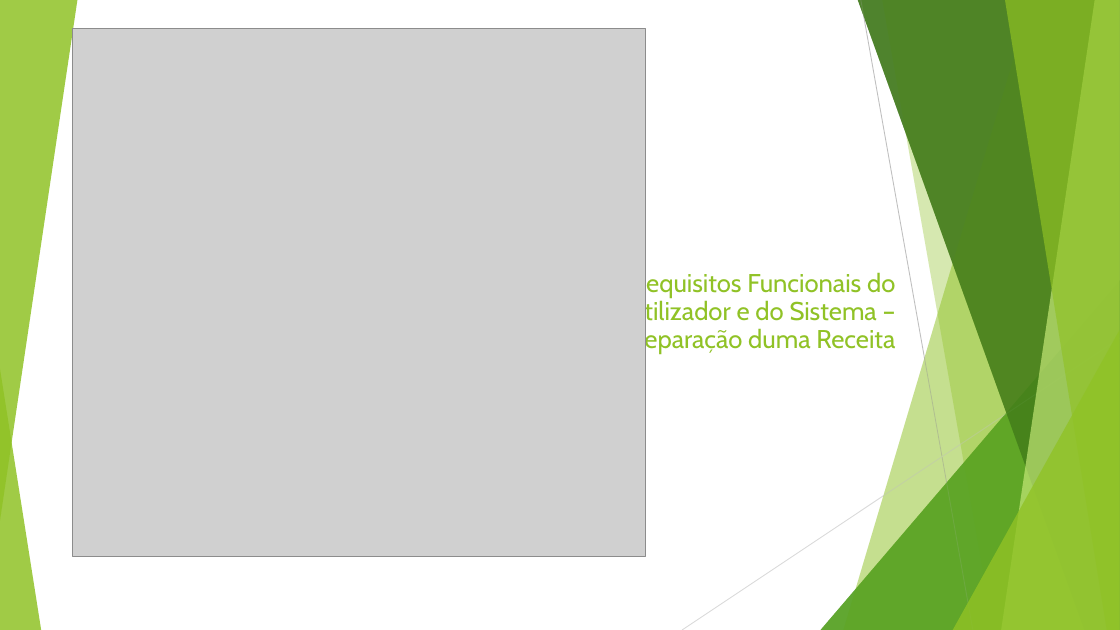
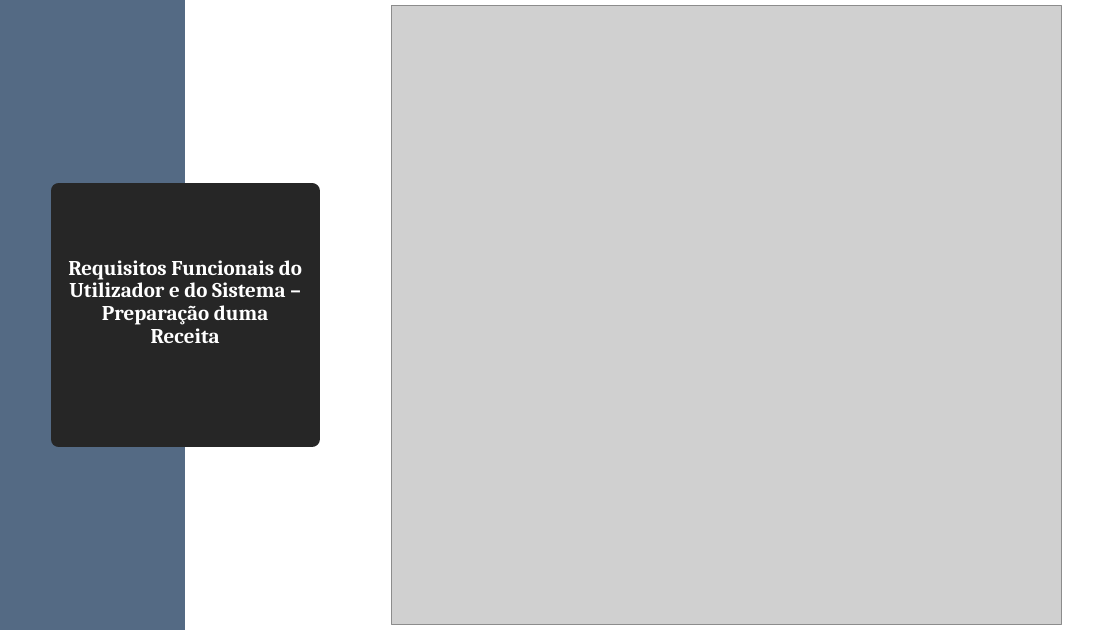
Before and after one commit to diogofbraga/MyChef, a slide deck: slide 5 of Especificacao/FeelItaly.pptx. Drawn at 1120x630 pixels with LibreOffice and Linux fonts; fonts in the diff are those of the drawing; grey boxes stand for pictures. Boxes give left, top, right and bottom in pixels: in the first picture for what was removed or moved away, otherwise in the second. Text is boxed around its words. In the diff, an @@ line names an element or a change of style, - is before the commit and + after.

```diff
--- a/Especificacao/FeelItaly.pptx
+++ b/Especificacao/FeelItaly.pptx
@@ group removed at bbox=[0, 0, 1120, 630]: 5 freeform shapes, 3 triangles, 2 lines @@
@@ rectangle added at bbox=[0, 0, 185, 630], fill #546A84 @@
@@ picture: place and size @@
-picture at bbox=[73, 29, 646, 556]
+picture at bbox=[392, 6, 1062, 624]
@@ title "Requisitos Funcionais do Utilizador e ...": place and size @@
-title "Requisitos Funcionais do Utilizador e ..." at bbox=[622, 271, 895, 353]
+title "Requisitos Funcionais do Utilizador e ..." at bbox=[59, 191, 312, 439]
@@ title "Requisitos Funcionais do Utilizador e ..." at bbox=[59, 191, 312, 439]: size 22 to 18 pt, font Cabin to Cambria, text colour #90C226 to #FFFFFF, bold on; alignment right to centre; vertical alignment bottom to middle; fill none to #262626; outline none to #262626 13.75 pt @@
@@ group removed at bbox=[0, 0, 1120, 630]: 5 freeform shapes, 3 triangles @@
```
Also in this commit, not shown: 8 other slides changed, 7 slides added.
